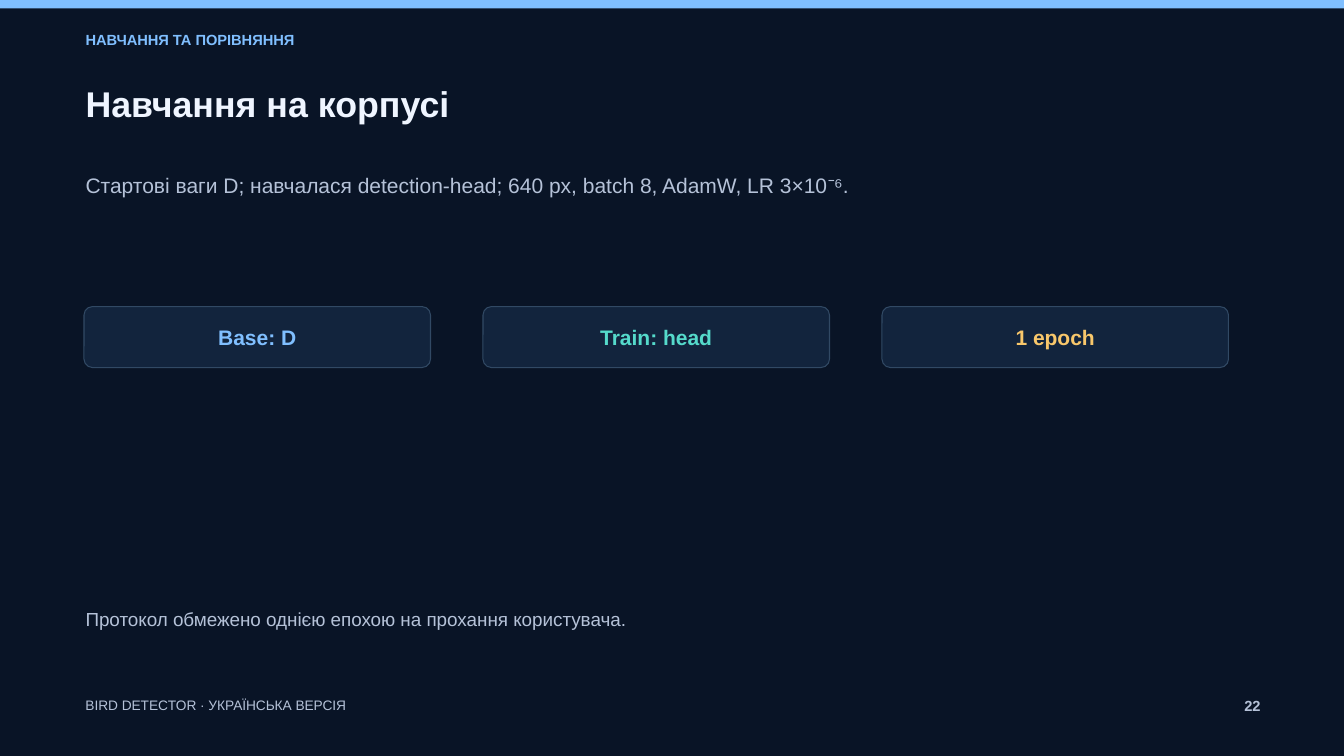
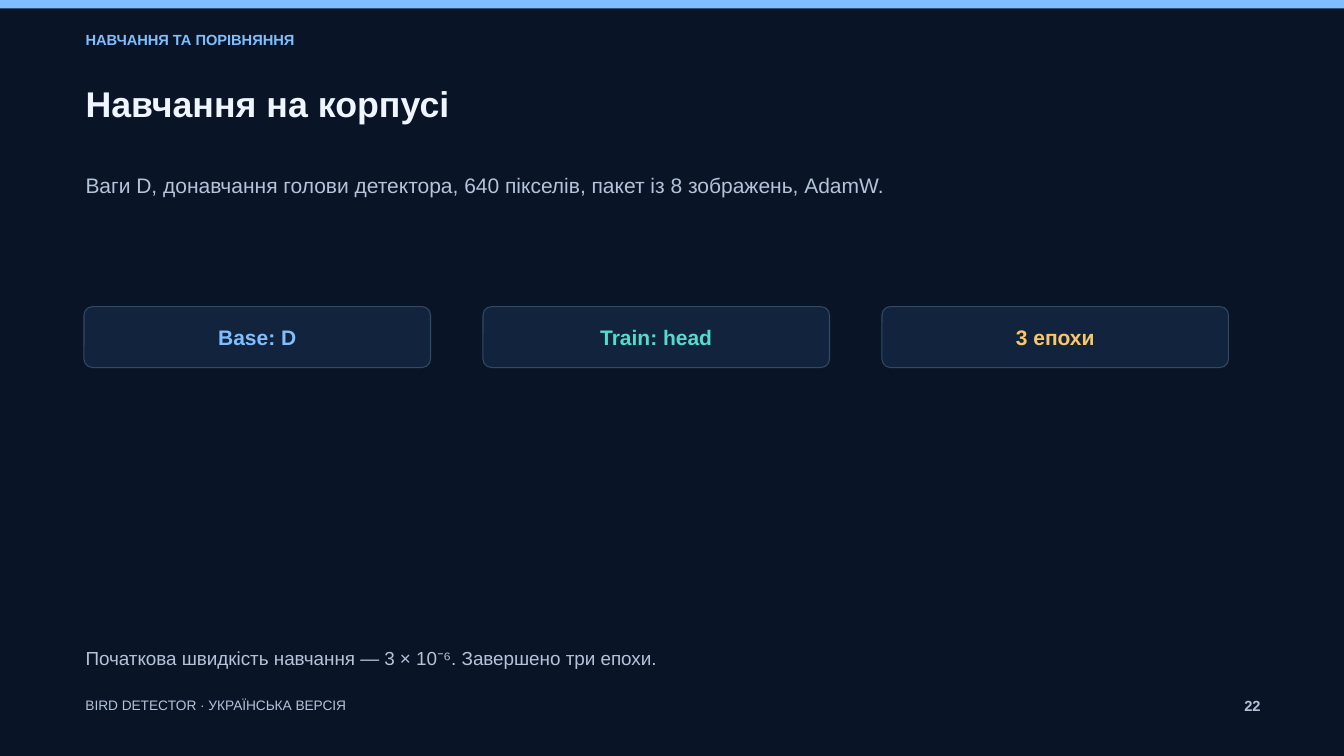
Before and after one commit to tarasenkoandriii/bird-video-detection-v3, a slide deck: slide 22 of deliverables/Bird_Detector_V3_UK/Bird_Detector_V3_UK.pptx. Drawn at 1344x756 pixels with LibreOffice and Linux fonts; fonts in the diff are those of the drawing. Boxes give left, top, right and bottom in pixels: in the first picture for what was removed or moved away, otherwise in the second. Text is boxed around its words. In the diff, an @@ line names an element or a change of style, - is before the commit and + after.

```diff
--- a/deliverables/Bird_Detector_V3_UK/Bird_Detector_V3_UK.pptx
+++ b/deliverables/Bird_Detector_V3_UK/Bird_Detector_V3_UK.pptx
@@ text at [86, 177, 883, 197]: text changed @@
-Стартові ваги D; навчалася detection-head; 640 px, batch 8, AdamW, LR 3×10⁻⁶.
+Ваги D, донавчання голови детектора, 640 пікселів, пакет із 8 зображень, AdamW.
@@ text at [1016, 330, 1094, 346]: text changed @@
-1 epoch
+3 епохи
@@ text at [86, 651, 657, 669]: text changed @@
-Протокол обмежено однією епохою на прохання користувача.
+Початкова швидкість навчання — 3 × 10⁻⁶. Завершено три епохи.
```
Also in this commit, not shown: 27 other slides changed, 2 slides added, 2 slides removed, 15 other files.
